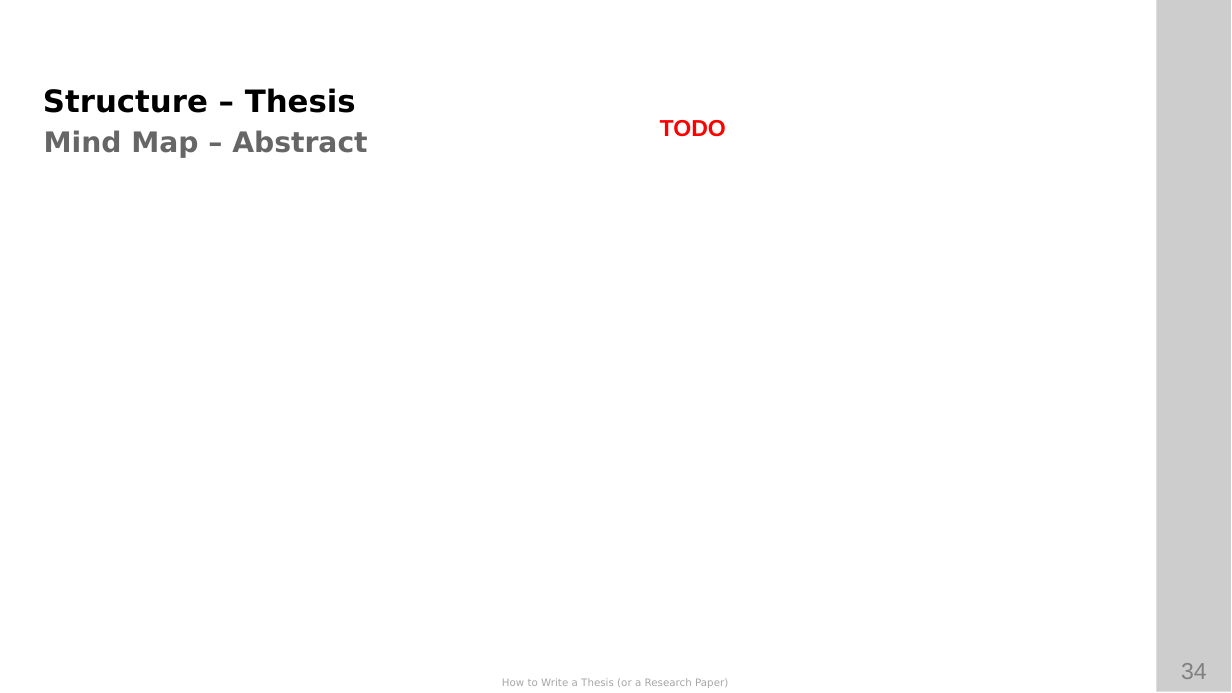
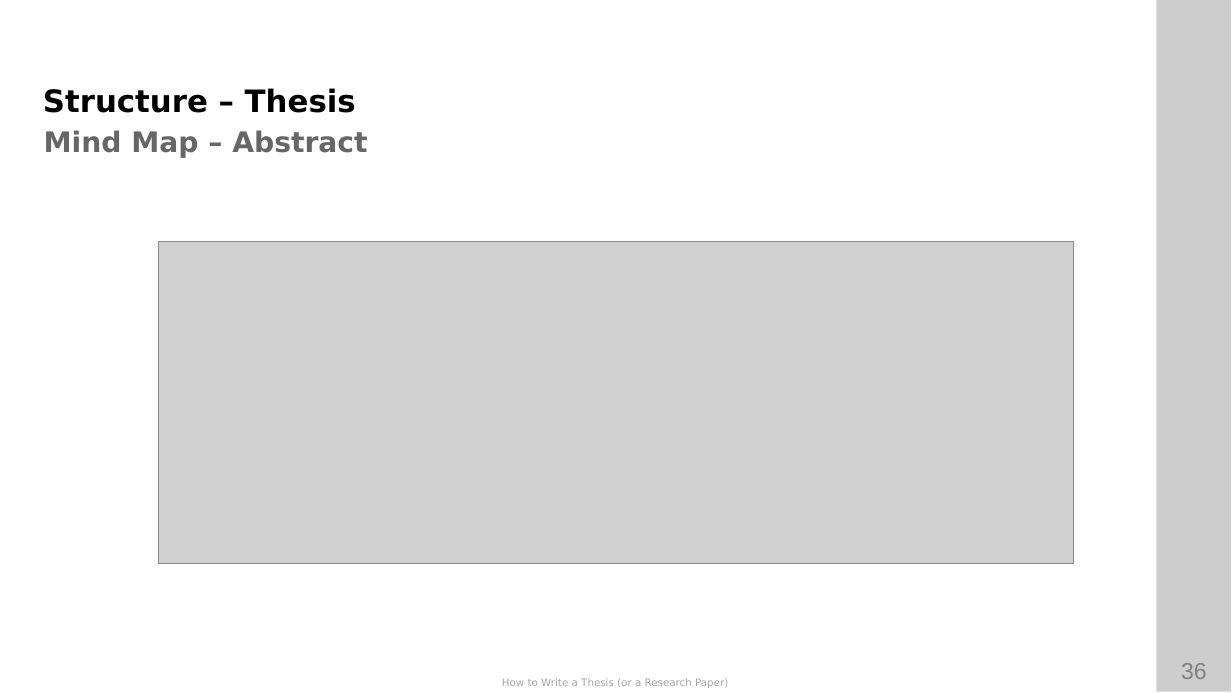
Before and after one commit to ETCE-LAB/How-To-Write-A-Paper-Thesis, a slide deck: slide 36 of How-to-Write-A-Paper-Thesis.pptx (slide 34 before the commit). Drawn at 1232x693 pixels with LibreOffice and Linux fonts; fonts in the diff are those of the drawing; grey boxes stand for pictures; background and template pictures are left out. Boxes give left, top, right and bottom in pixels: in the first picture for what was removed or moved away, otherwise in the second. Text is boxed around its words. In the diff, an @@ line names an element or a change of style, - is before the commit and + after.

Commit message:
* updated thesis mindmap template + added figures to slides + added slide pdf

```diff
--- a/How-to-Write-A-Paper-Thesis.pptx
+++ b/How-to-Write-A-Paper-Thesis.pptx
@@ text removed at box(660, 120, 726, 137) @@
-TODO
@@ picture added at box(158, 241, 1073, 564) @@
@@ page number at box(1181, 663, 1207, 679): text changed @@
-34
+36
```
Also in this commit, not shown: 11 other slides changed, 6 slides added, 2 slides removed, 3 other files.
